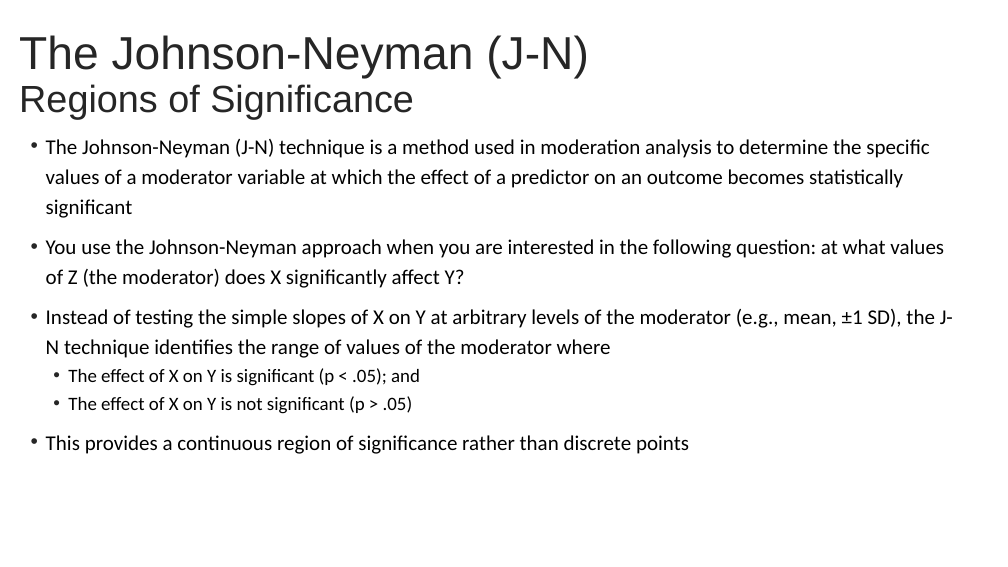
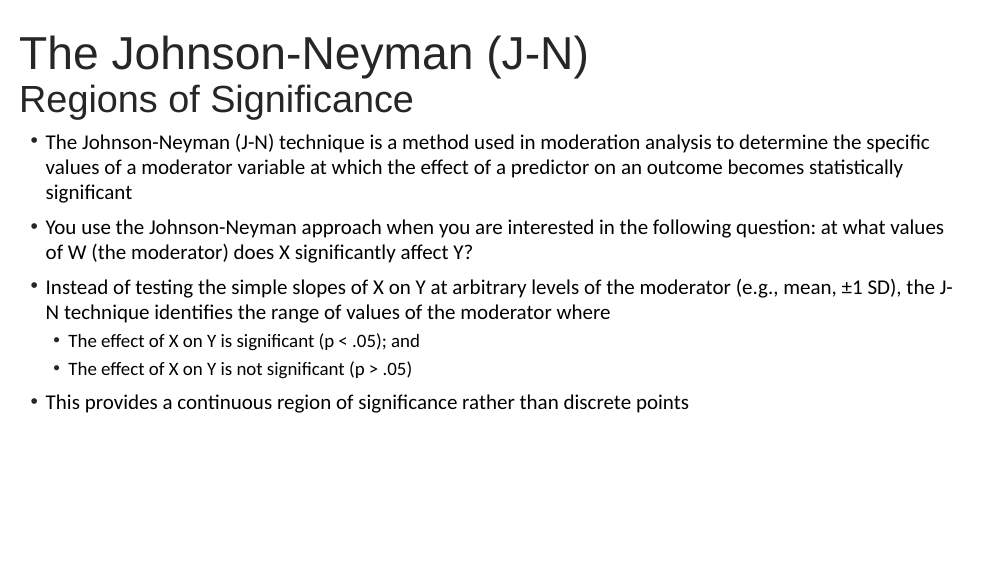
Before and after one commit to bigdataforsocialjustice/stats-for-social-justice, a slide deck: slide 44 of slides/moderation/Mediation and Moderation (Part 3).pptx (slide 42 before the commit). Drawn at 1008x567 pixels with LibreOffice and Linux fonts; fonts in the diff are those of the drawing. Boxes give left, top, right and bottom in pixels: in the first picture for what was removed or moved away, otherwise in the second. Text is boxed around its words. In the diff, an @@ line names an element or a change of style, - is before the commit and + after.

```diff
--- a/slides/moderation/Mediation and Moderation (Part 3).pptx
+++ b/slides/moderation/Mediation and Moderation (Part 3).pptx
@@ text at [46,134,953,413]: line spacing 1.2 to 1 @@
@@ text at [46,219,944,263]: text changed @@
-• You use the Johnson-Neyman approach when you are interested in the following question: at what values of Z (the moderator) does X significantly affect Y?
+• You use the Johnson-Neyman approach when you are interested in the following question: at what values of W (the moderator) does X significantly affect Y?
```
Also in this commit, not shown: 17 other slides changed, 2 slides added.
